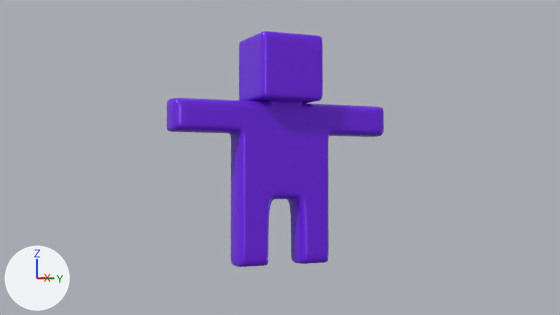
An edit to the Blender file assets/Blender/Accessibility Blocky.blend, drawn before and after from the same camera.
The view is the same before and after, from the file's camera 'Camera'. Every picture has the same lights, and +X, +Y and +Z are marked at lower left. The first picture is the older version.

Objects in the first picture: 'dude'.
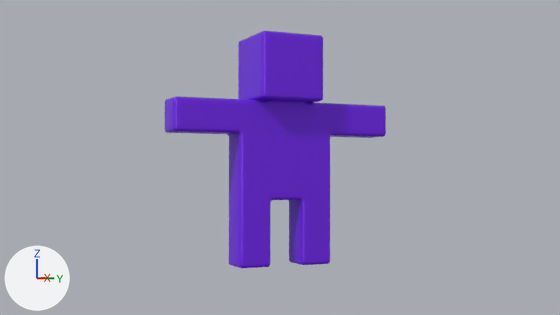
Changed parts and their boxes [x1, y1, x2, y2] in the pictures (560 x 315 px):
'dude', modifiers changed
    before: [167, 31, 384, 267]
    after: [165, 31, 386, 268]

Edits to the bpy script that builds the scene:
```text
Change ob_dude:
    remove _m = ob_dude.modifiers.new('Subdivision', 'SUBSURF')
    remove _m.levels = 3
    remove _m.render_levels = 3
    add _m = ob_dude.modifiers.new('Bevel', 'BEVEL')
    add _m.segments = 5
    add _m.miter_outer = 'MITER_PATCH'
```
